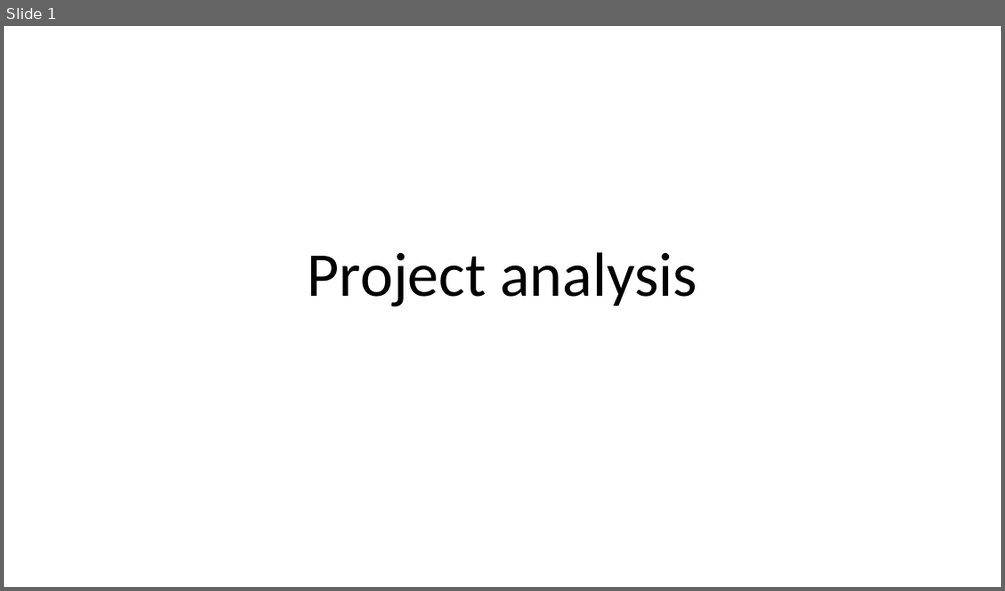
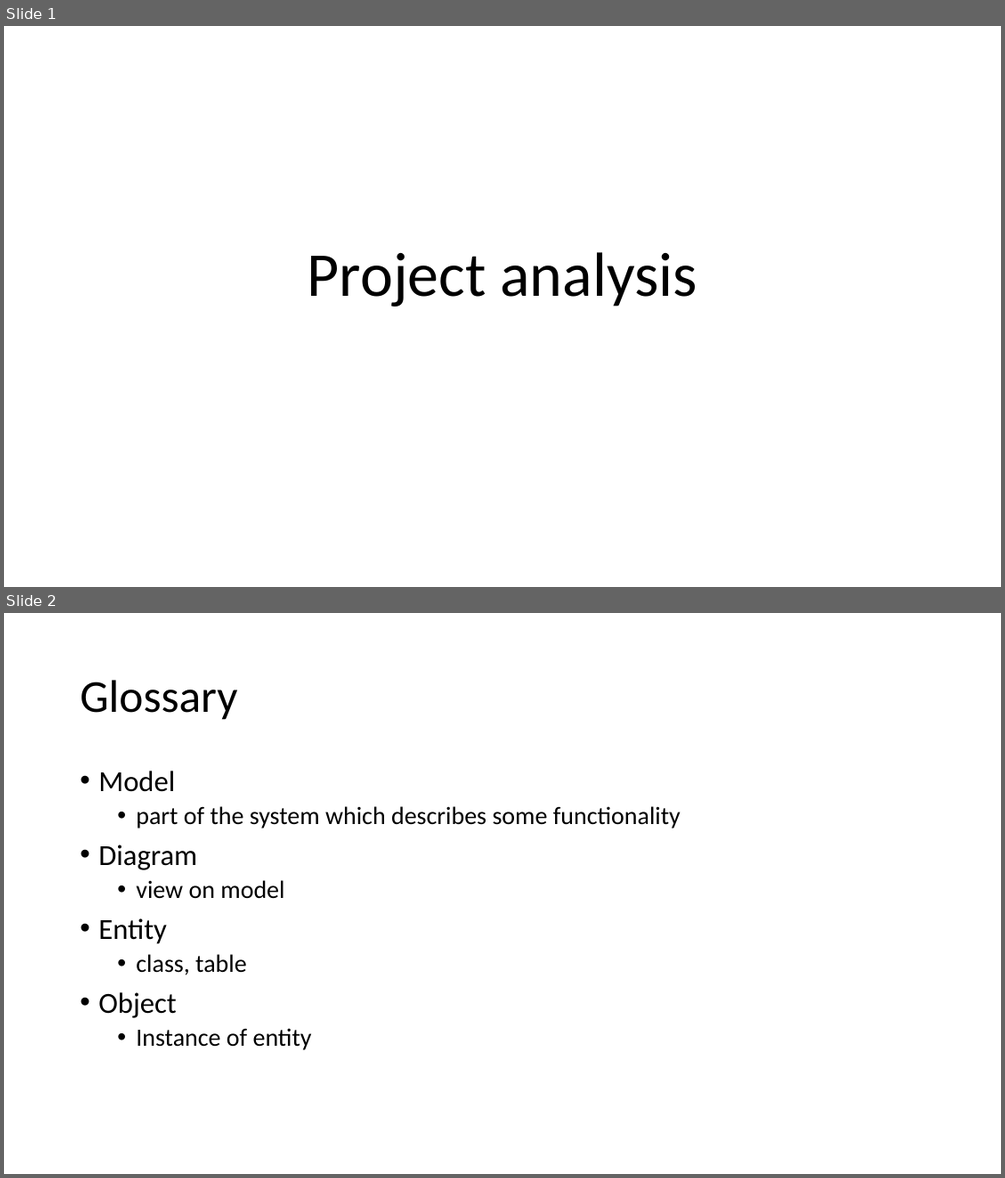
Before and after one commit to RobertVejvoda/BookRentals, a slide deck: docs/book_rentals_training.pptx. Shown one above the other, each under a label of ours: slide 1 before the commit, slides 1 and 2 after it. The pictures are 1005x591 and 1005x1178 pixels, drawn with LibreOffice and Linux fonts; fonts in the diff are those of the drawing. Boxes give left, top, right and bottom in pixels: in the first picture for what was removed or moved away, otherwise in the second. Text is boxed around its words. In the diff, an @@ line names an element or a change of style, - is before the commit and + after.

```diff
--- a/docs/book_rentals_training.pptx
+++ b/docs/book_rentals_training.pptx
@@ slide 2 added at (4,613,1001,1174), background #FFFFFF @@
@@ title added at (80,680,237,720), 44 pt, text #000000 @@
+Glossary
@@ text added at (98,771,680,1050), 24 pt, text #000000 @@
+• Model
+  • part of the system which describes some functionality
+• Diagram
+  • view on model
+• Entity
+  • class, table
+• Object
+  • Instance of entity
```
Also in this commit, not shown: 3 slides changed, 4 other slides added, 2 slides removed, 3 other files.
